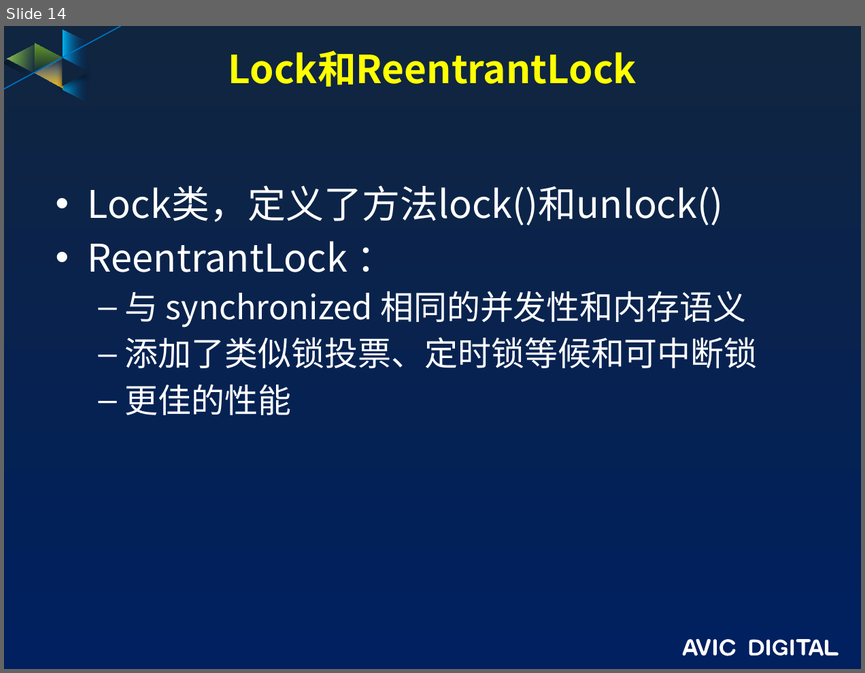
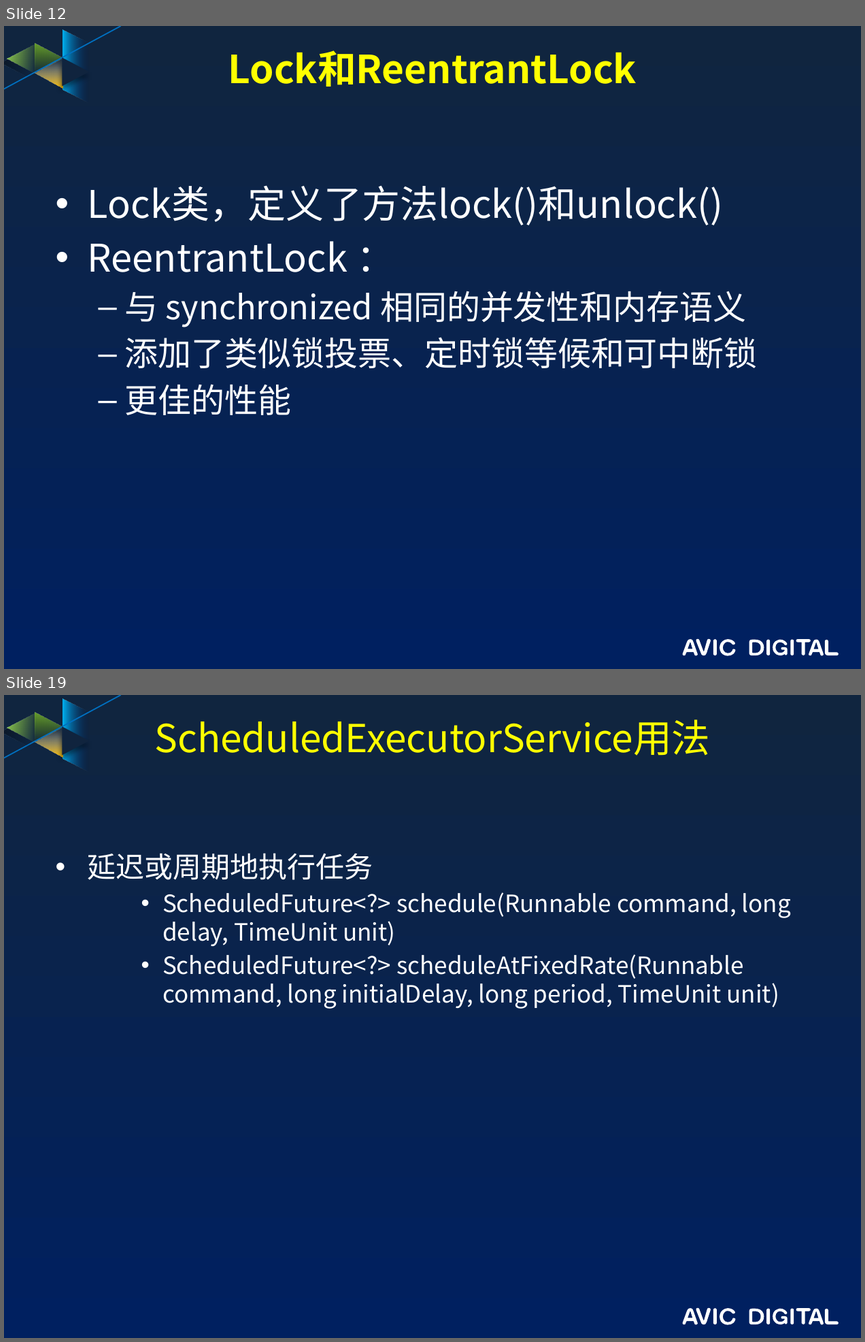
Before and after one commit to guofengzh/java-way, a slide deck: java/docs/13.java-线程.pptx. Shown one above the other, each under a label of ours: slide 14 before the commit, slides 12 and 19 after it; the slides between them are not shown. The pictures are 865x673 and 865x1342 pixels, drawn with LibreOffice and Linux fonts; fonts in the diff are those of the drawing; background and template pictures are left out. Boxes give left, top, right and bottom in pixels: in the first picture for what was removed or moved away, otherwise in the second. Text is boxed around its words. In the diff, an @@ line names an element or a change of style, - is before the commit and + after.

```diff
--- a/java/docs/13.java-线程.pptx
+++ b/java/docs/13.java-线程.pptx
@@ slide 19 added at (x1=4, y1=695, x2=861, y2=1338), background gradient #10253F to #002060; not listed: 17 template elements that a slide beside it also shows @@
@@ title added at (x1=154, y1=719, x2=710, y2=756), 32.4 pt, text #FFFF00 @@
+ScheduledExecutorService用法
@@ text added at (x1=88, y1=853, x2=791, y2=1008), 20 pt, text #FFFFFF @@
+• 延迟或周期地执行任务
+    • ScheduledFuture<?> schedule(Runnable command, long delay, TimeUnit unit)
+    • ScheduledFuture<?> scheduleAtFixedRate(Runnable command, long initialDelay, long period, TimeUnit unit)
@@ what was slide 14 is now slide 12 @@
```
Also in this commit, not shown: 1 slide changed, 14 other slides added, 5 slides removed.
